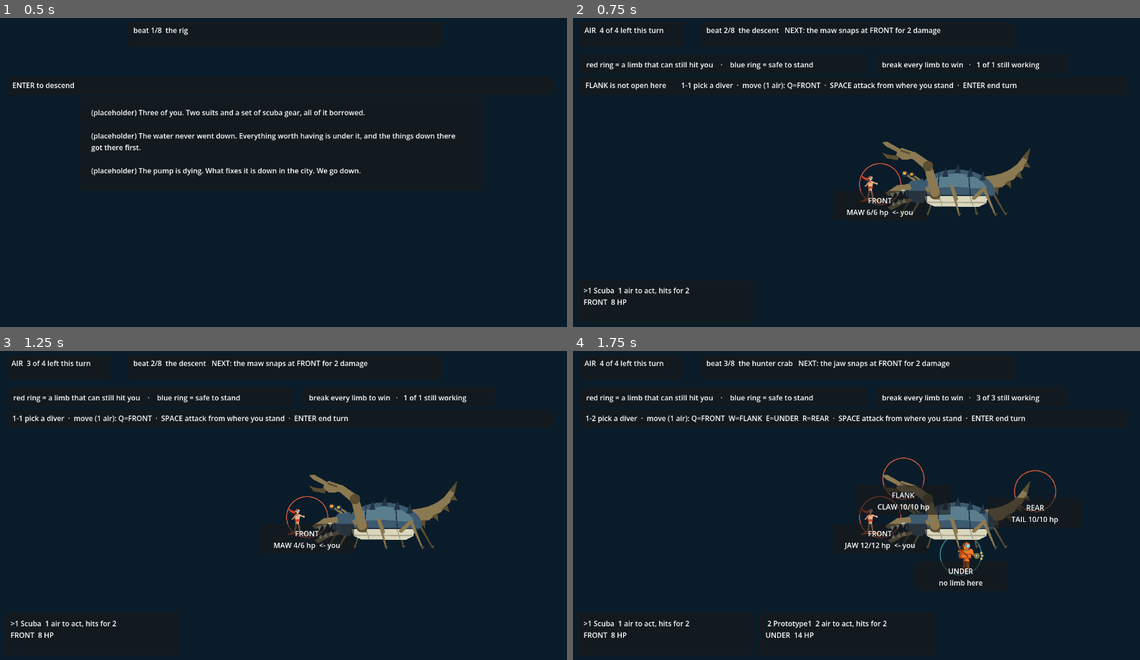
Above: before the commit, frames 1-4 (two rows, left to right).
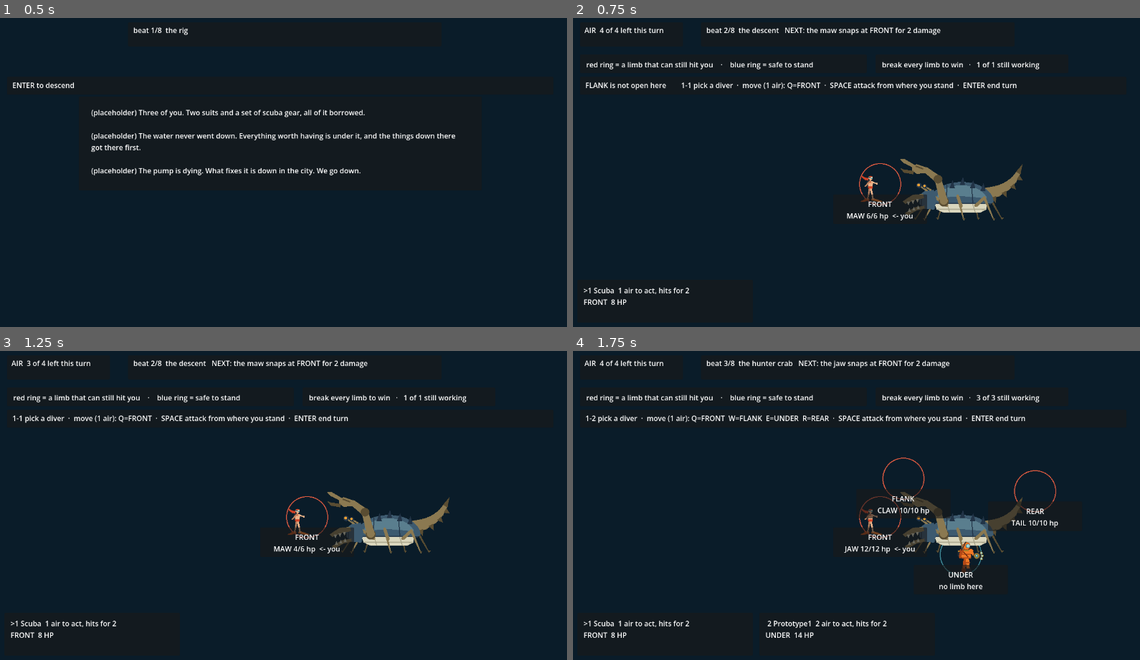
Above: after the commit, the same moments.

Repository: ImmortalDemonGod/salvage
Game: Godot game, scene res://game/main.tscn
Same seed, same stepped clock (60 frames per second), same inputs: the game is played once before the commit and once after it.
Inputs:
- Up to frame 1 (0.5 s): no input
- Up to frame 2 (0.75 s): tap Enter at 0.5 s; hold W from 0.53 s (still down); tap 1 at 0.6 s
- Up to frame 3 (1.25 s): keep holding W; tap Space at 0.77 s
- Up to frame 4 (1.75 s): tap Space at 1.25, 1.52 s; release W at 1.28 s; tap 2 at 1.35 s

Frame 1 is identical in both runs. In frame 2, 3.0% of the frame differs, in the area x 48-81%, y 40-66%; in frame 3, 3.0%; in frame 4, 3.4%, in the area x 47-86%, y 40-78%.

Commit message:
Give the creature room under the station cards

Diff:
--- a/game/main.gd
+++ b/game/main.gd
@@ -23,8 +23,8 @@
 	Vector2(1046, 328),  # REAR   - the tail
 	Vector2(300, 386),   # BACKLINE - out of reach
 ]
-const CRAB_POS := Vector2(866, 306)
-const CRAB_SCALE := 150.0
+const CRAB_POS := Vector2(878, 316)
+const CRAB_SCALE := 124.0
 
 var run: Run
 var combat: Combat
@@ -53,7 +53,7 @@
 		var m := Panel.new()
 		m.name = "station_" + Combat.STATION_NAMES[i]
 		m.size = Vector2(210, 66)
-		m.position = STATION_POS[i] - m.size * 0.5 + Vector2(0, 48)
+		m.position = STATION_POS[i] - m.size * 0.5 + Vector2(0, 56)
 		add_child(m)
 		var l := Label.new()
 		l.name = "label"
